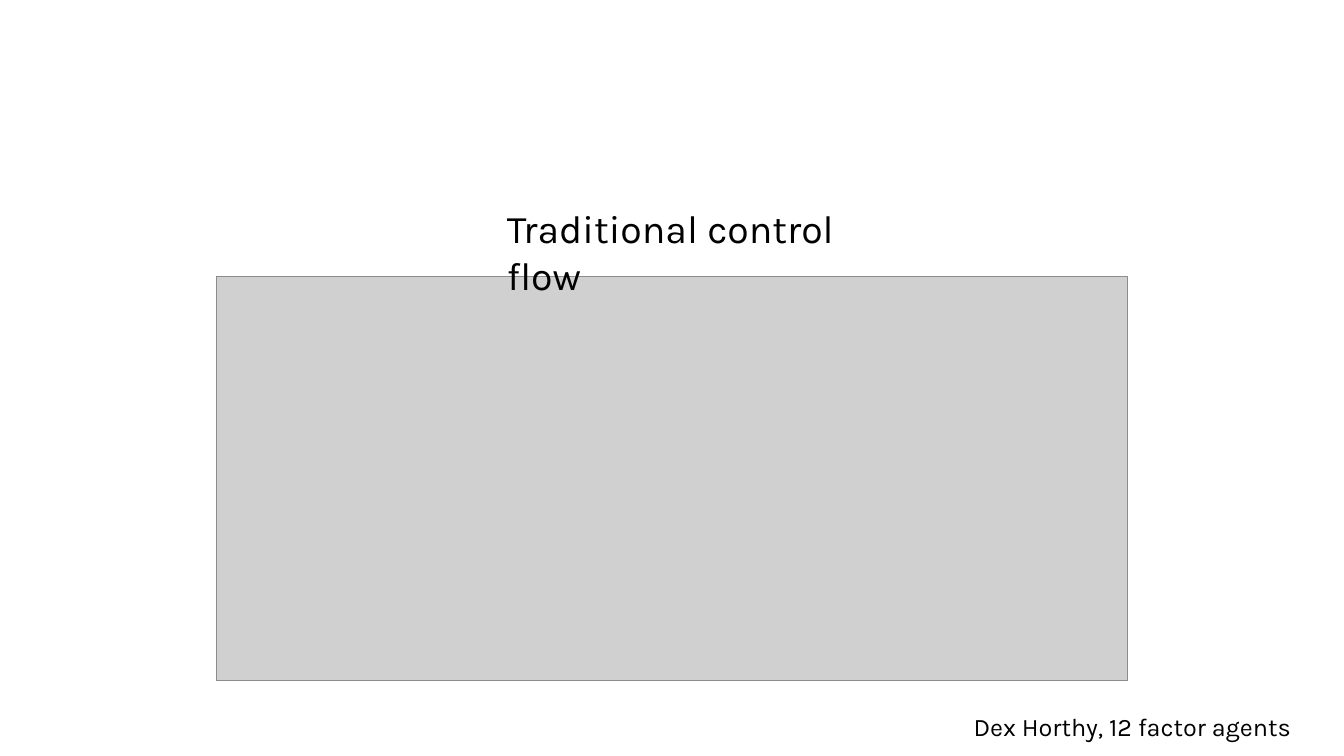
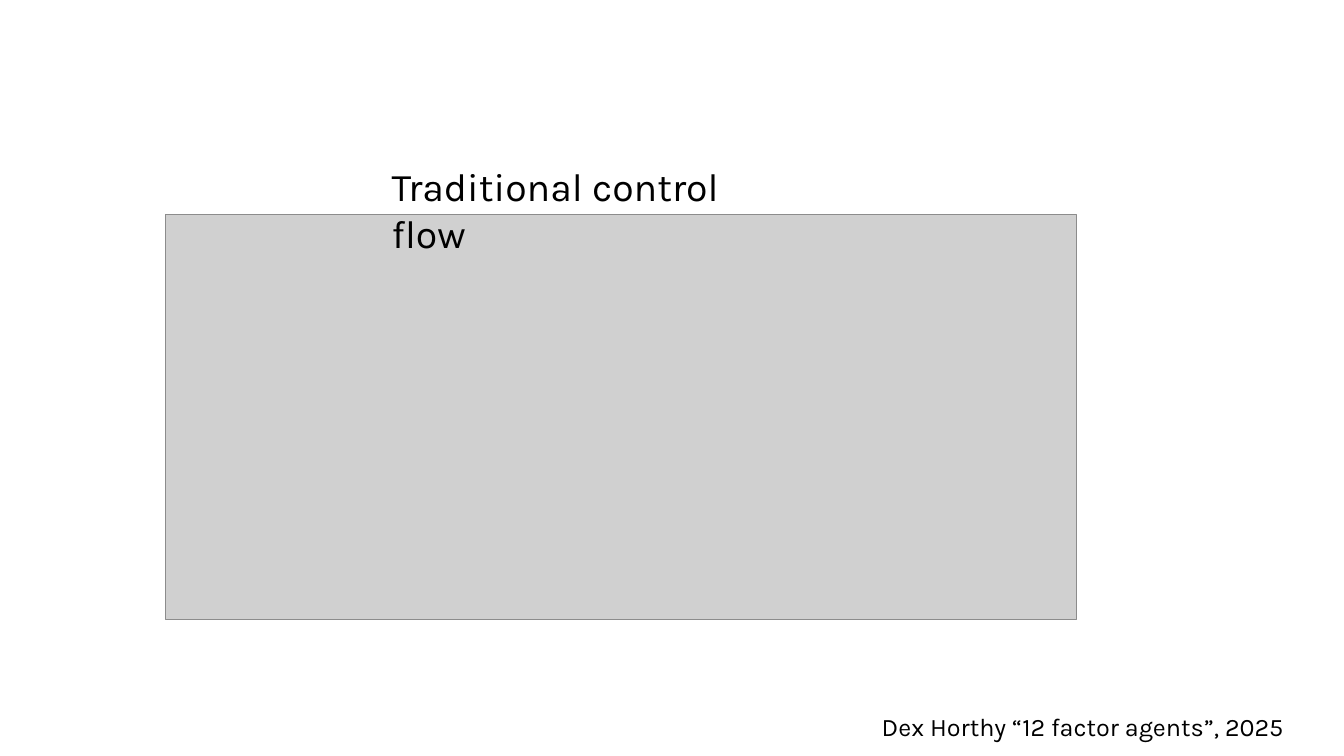
Before and after one commit to lukejoconnor/spell, a slide deck: slide 4 of writeup/spell-slides-030926.pptx (slide 3 before the commit). Drawn at 1344x756 pixels with LibreOffice and Linux fonts; fonts in the diff are those of the drawing; grey boxes stand for pictures. Boxes give left, top, right and bottom in pixels: in the first picture for what was removed or moved away, otherwise in the second. Text is boxed around its words. In the diff, an @@ line names an element or a change of style, - is before the commit and + after.

```diff
--- a/writeup/spell-slides-030926.pptx
+++ b/writeup/spell-slides-030926.pptx
@@ text "Traditional control flow": place and size @@
-text "Traditional control flow" at (507,216,833,291)
+text "Traditional control flow" at (392,174,718,249)
@@ picture: place and size @@
-picture at (217,276,1128,681)
+picture at (165,215,1077,619)
@@ text at (882,718,1283,743): text changed @@
-Dex Horthy, 12 factor agents
+Dex Horthy “12 factor agents”, 2025
```
Also in this commit, not shown: 10 other slides changed, 24 slides added, 1 slide removed, 10 other files.
